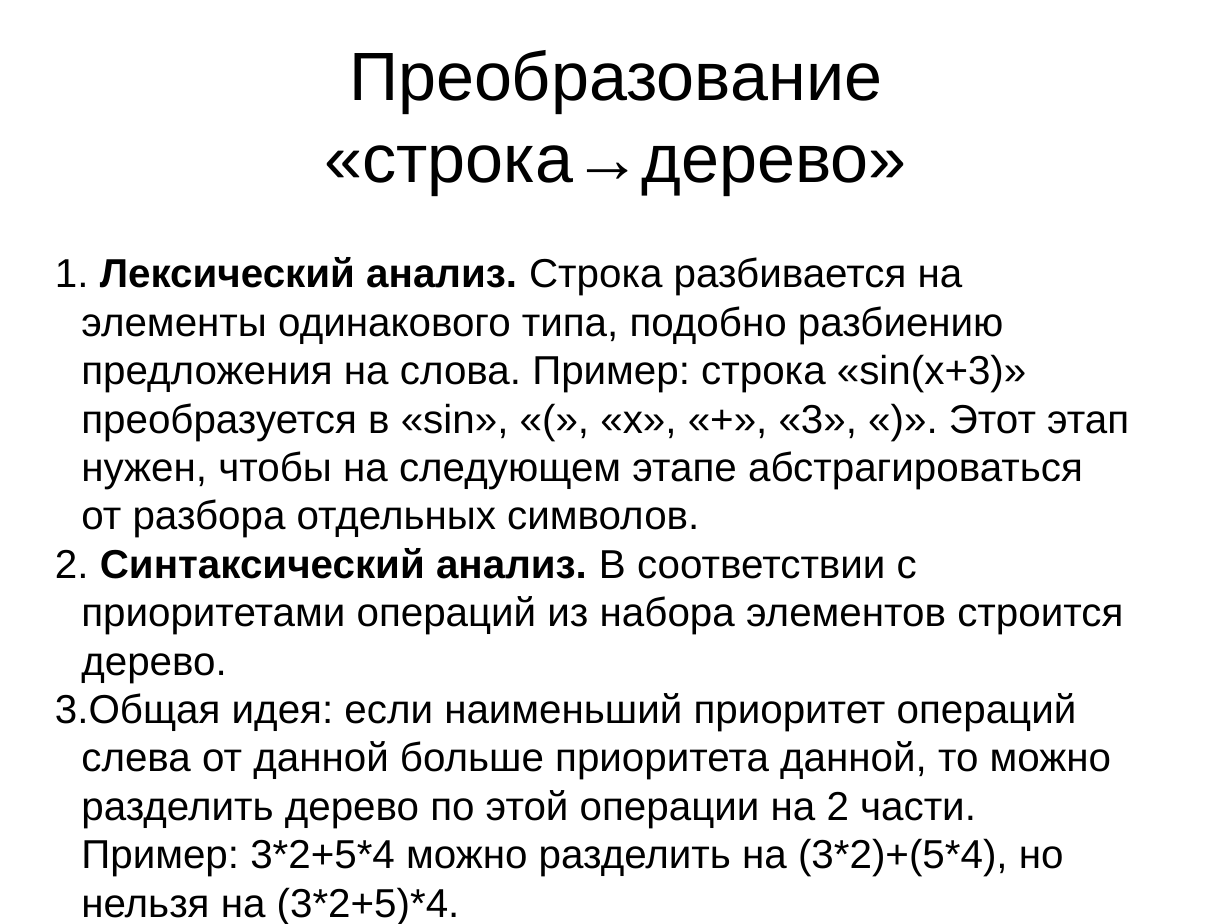
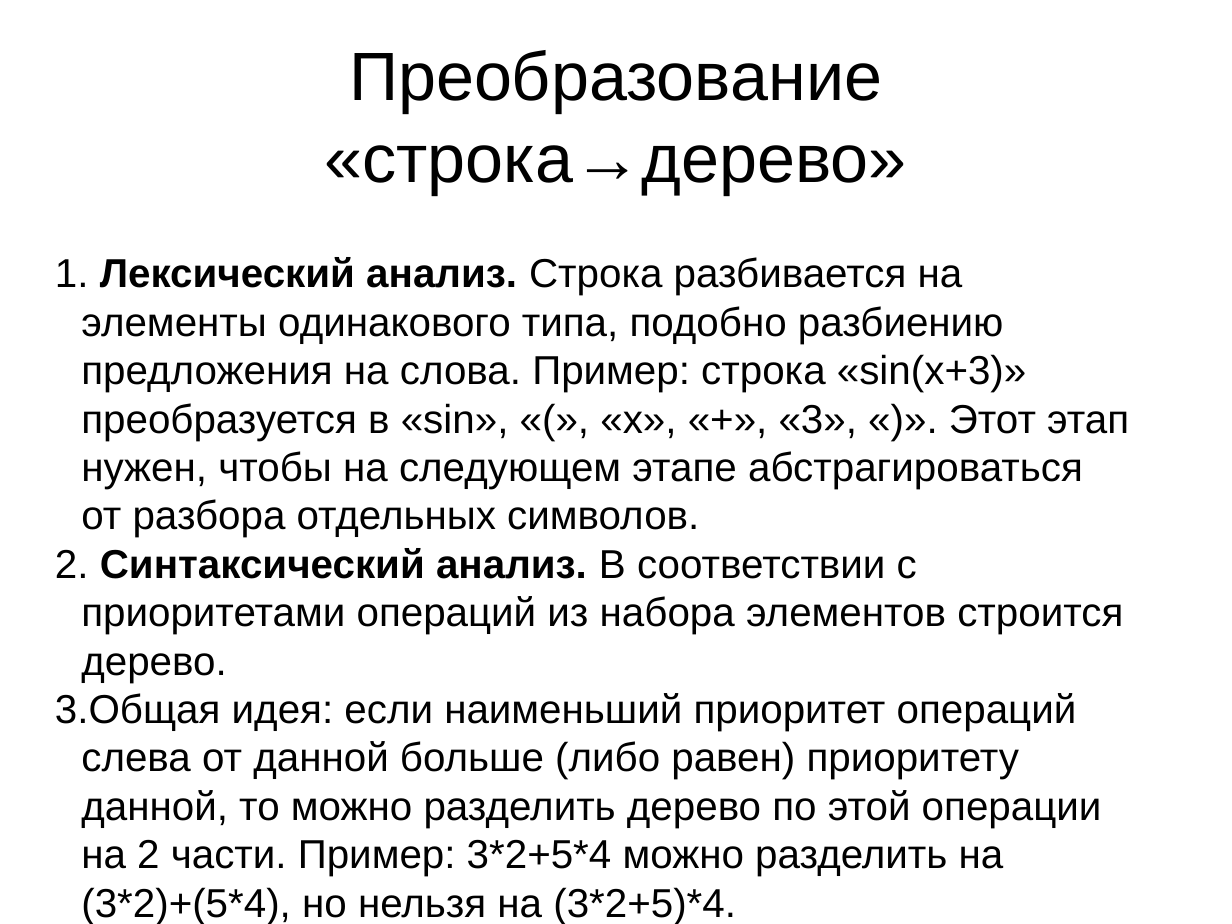
Before and after one commit to sergeivolodin/Diff, a slide deck: slide 5 of p.odp. Drawn at 1232x924 pixels with LibreOffice and Linux fonts; fonts in the diff are those of the drawing. Boxes give left, top, right and bottom in pixels: in the first picture for what was removed or moved away, otherwise in the second. Text is boxed around its words. In the diff, an @@ line names an element or a change of style, - is before the commit and + after.

```diff
--- a/p.odp
+++ b/p.odp
@@ text at (55,693,1102,924): text changed @@
-3. Общая идея: если наименьший приоритет операций слева от данной больше приоритета данной, то можно разделить дерево по этой операции на 2 части. Пример: 3*2+5*4 можно разделить на (3*2)+(5*4), но нельзя на (3*2+5)*4.
+3. Общая идея: если наименьший приоритет операций слева от данной больше (либо равен) приоритету данной, то можно разделить дерево по этой операции на 2 части. Пример: 3*2+5*4 можно разделить на (3*2)+(5*4), но нельзя на (3*2+5)*4.
```
Also in this commit, not shown: 4 other slides changed, 1 slide added, 7 other files.
